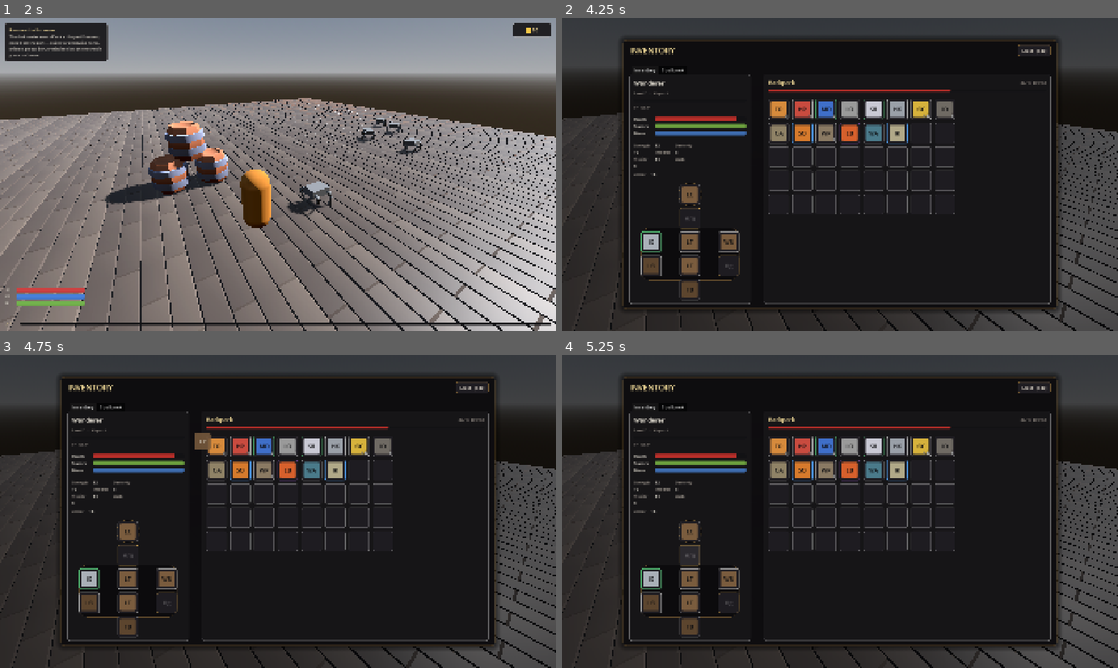
Above: before the commit, frames 1-4 (two rows, left to right).
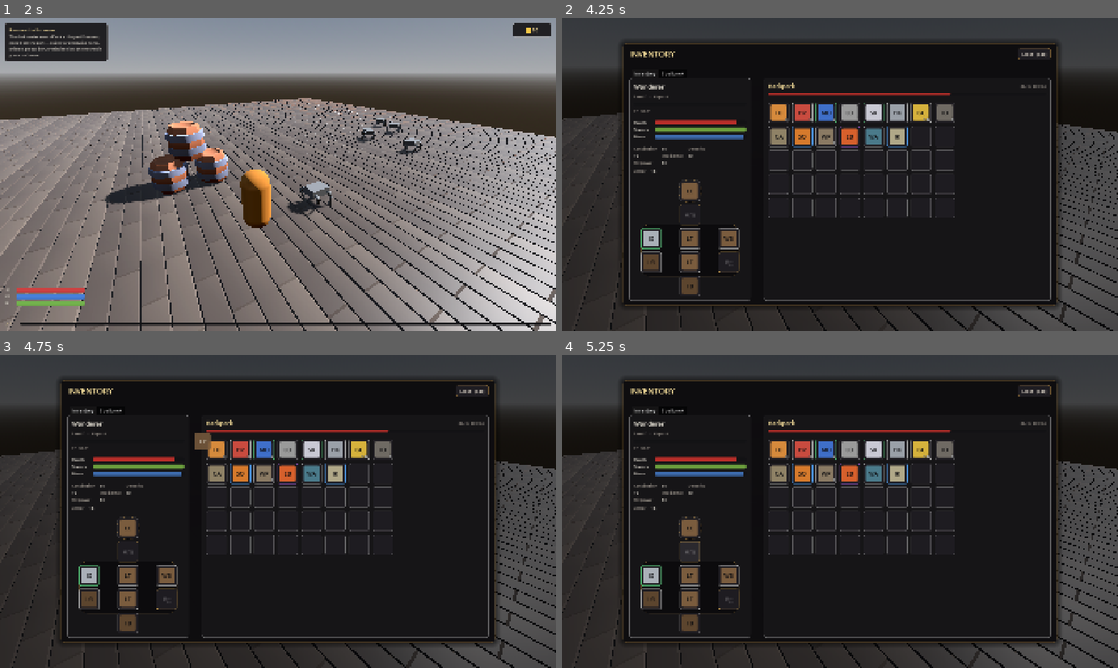
Above: after the commit, the same moments.

Repository: Uziel-8/OAI-3D-Sandbox
Game: Godot game, scene res://Scenes/level.tscn
Same seed, same stepped clock (60 frames per second), same inputs: the game is played once before the commit and once after it.
Inputs (mouse positions are in pixels of both pictures, inside the frame that each line leads up to):
- Up to frame 1 (2 s): tap Enter (ui_accept) at 0.5, 0.77, 1.52 s; move the mouse to (400, 158) at 0.52 s; hold Right (ui_right) 0.53-1.28 s; tap Shift (sprint) at 0.6, 1.55 s; click (400, 158) at 0.67 s; move the mouse to (250, 174) at 1.27 s; hold Up (ui_up) from 1.28 s (still down); click (250, 174) at 1.35 s
- Up to frame 2 (4.25 s): move the mouse to (851, 168) at 2.02 s; right-click (851, 168) at 2.1 s; tap Shift (sprint) at 2.3, 3.05, 3.8 s; move the mouse to (834, 180) at 2.77 s; tap J (journal) at 2.85 s; click (834, 180) at 2.92 s; tap Enter (ui_accept) at 3.02, 3.5, 3.77 s; move the mouse to (1006, 221) at 3.52 s; release Up (ui_up) at 3.53 s; hold Left (ui_left) from 3.53 s (still down); tap Mouse wheel down (magic_scroll_down) at 3.6 s; tap Tab (inventory) at 4.15 s
- Up to frame 3 (4.75 s): release Left (ui_left) at 4.25 s; drag from (127, 530) to (194, 433) at 4.27 s
- Up to frame 4 (5.25 s): move the mouse to (689, 555) at 5.02 s; hold Down (ui_down) from 5.03 s (still down); tap Q (spell_slot_3) at 5.1 s; click (689, 555) at 5.17 s

Frame 1 is identical in both runs. In frame 2, 8.4% of the frame differs, in the area x 10-90%, y 7-94%; in frame 3, 8.4%; in frame 4, 8.4%.

Commit message:
claude added functioning levelling system

Diff:
--- a/Components/damage_receiver.gd
+++ b/Components/damage_receiver.gd
@@ -26,12 +26,28 @@
 ## Experience awarded to the player when this body dies. 0 = grants none
 ## (right for the player and neutral props); enemies set this above 0.
 @export var xp_reward: float = 0.0
+## Passive health regenerated per second while alive (0 = none). The player's
+## is driven by CON via PlayerProgression; enemies/props can set it per instance.
+@export var health_regen: float = 0.0
 
 var health: float
 
 
 func _ready() -> void:
 	health = max_health
+	health_changed.emit(health, max_health)
+
+
+func _process(delta: float) -> void:
+	if health_regen > 0.0 and health > 0.0 and health < max_health:
+		heal(health_regen * delta)
+
+
+## Changes max_health at runtime (e.g. CON increased), keeping current health
+## (clamped) rather than refilling, and notifying bound UI.
+func set_max_health(new_max: float) -> void:
+	max_health = new_max
+	health = minf(health, max_health)
 	health_changed.emit(health, max_health)
 
 
--- a/Scenes/brackeys-proto-controller-main/proto_controller/proto_controller.gd
+++ b/Scenes/brackeys-proto-controller-main/proto_controller/proto_controller.gd
@@ -25,6 +25,9 @@
 @export var jump_velocity : float = 4.5
 ## How fast do we run?
 @export var sprint_speed : float = 10.0
+## Stamina drained per second while sprint-moving (spent via the PlayerState
+## autoload; sprinting stops when the pool can't cover the frame's cost).
+@export var sprint_stamina_drain : float = 20.0
 ## How fast do we freefly?
 @export var freefly_speed : float = 25.0
 
@@ -95,8 +98,9 @@
 		if Input.is_action_just_pressed(input_jump) and is_on_floor():
 			velocity.y = jump_velocity
 
-	# Modify speed based on sprinting
-	if can_sprint and Input.is_action_pressed(input_sprint):
+	# Modify speed based on sprinting (sprinting while moving drains stamina;
+	# when it can't be paid, speed falls back to walking)
+	if can_sprint and Input.is_action_pressed(input_sprint) and _try_pay_sprint(delta):
 			move_speed = sprint_speed
 	else:
 		move_speed = base_speed
@@ -142,6 +146,19 @@
 	freeflying = false
 
 
+## Drains sprint stamina for this frame via the PlayerState autoload. Free when
+## standing still, when there's no PlayerState (test scenes), or if the pool
+## covers the cost; returns false (blocking sprint speed) once stamina is dry.
+func _try_pay_sprint(delta: float) -> bool:
+	var input_dir := Input.get_vector(input_left, input_right, input_forward, input_back)
+	if input_dir == Vector2.ZERO:
+		return true
+	var state := get_node_or_null("/root/PlayerState")
+	if state == null:
+		return true
+	return state.spend_stamina(sprint_stamina_drain * delta)
+
+
 func capture_mouse():
 	Input.set_mouse_mode(Input.MOUSE_MODE_CAPTURED)
 	mouse_captured = true
--- a/Scripts/Magic/fireball_spell.tscn
+++ b/Scripts/Magic/fireball_spell.tscn
@@ -33,6 +33,7 @@
 
 [node name="FireballSpell" type="Node"]
 script = ExtResource("1_spell")
+mana_cost = 15.0
 projectile_scene = ExtResource("2_proj")
 
 [node name="MuzzleParticles" type="GPUParticles3D" parent="."]
--- a/Scripts/Magic/icebolt_spell.tscn
+++ b/Scripts/Magic/icebolt_spell.tscn
@@ -33,6 +33,7 @@
 
 [node name="IceboltSpell" type="Node"]
 script = ExtResource("1_spell")
+mana_cost = 12.0
 projectile_scene = ExtResource("2_proj")
 
 [node name="MuzzleParticles" type="GPUParticles3D" parent="."]
--- a/Scripts/Magic/projectile_spell.gd
+++ b/Scripts/Magic/projectile_spell.gd
@@ -50,3 +50,10 @@
 	projectile.global_position = spawn_pos
 	if projectile.has_method("launch"):
 		projectile.launch(direction, player.get_rid())
+
+	# Magic damage scales with INT/WIL: each projectile instance's dealer is
+	# fresh, so scaling it here never compounds across casts.
+	var dealer := projectile.get_node_or_null("DamageDealer") as DamageDealer
+	var prog := get_node_or_null("/root/PlayerProgression") as ProgressionSystem
+	if dealer and prog:
+		dealer.damage *= prog.magic_damage_multiplier()
--- a/Scripts/Magic/spell.gd
+++ b/Scripts/Magic/spell.gd
@@ -8,6 +8,9 @@
 @export var trigger_action: String = ""
 ## If true, start_cast() fires once on press and there is no hold/release phase.
 @export var instant: bool = false
+## Mana spent when the cast begins (0 = free). Checked/charged by SpellCaster
+## via try_pay_cost() at press time; a cast that can't be afforded doesn't fire.
+@export var mana_cost: float = 0.0
 
 var is_active: bool = false
 
@@ -16,6 +19,17 @@
 
 func can_cast() -> bool:
 	return true
+
+
+## Charges this spell's mana cost against PlayerState. Free spells (or a missing
+## PlayerState autoload) always succeed, so spells work in test scenes too.
+func try_pay_cost() -> bool:
+	if mana_cost <= 0.0:
+		return true
+	var state := get_node_or_null("/root/PlayerState")
+	if state == null:
+		return true
+	return state.spend_mana(mana_cost)
 
 
 func start_cast() -> void:
--- a/Scripts/Magic/spell_caster.gd
+++ b/Scripts/Magic/spell_caster.gd
@@ -29,11 +29,11 @@
 		var spell: Spell = child
 
 		if spell.instant:
-			if Input.is_action_just_pressed(spell.trigger_action) and spell.can_cast():
+			if Input.is_action_just_pressed(spell.trigger_action) and spell.can_cast() and spell.try_pay_cost():
 				spell.start_cast()
 			continue
 
-		if not spell.is_active and Input.is_action_just_pressed(spell.trigger_action) and spell.can_cast():
+		if not spell.is_active and Input.is_action_just_pressed(spell.trigger_action) and spell.can_cast() and spell.try_pay_cost():
 			spell.is_active = true
 			spell.start_cast()
 		elif spell.is_active and Input.is_action_just_released(spell.trigger_action):
--- a/Scripts/Magic/telekinesis_push_spell.tscn
+++ b/Scripts/Magic/telekinesis_push_spell.tscn
@@ -34,6 +34,7 @@
 
 [node name="TelekinesisPush" type="Node"]
 script = ExtResource("1_push")
+mana_cost = 5.0
 push_range = 15.0
 push_force = 15.0
 
--- a/Scripts/Player/player_state.gd
+++ b/Scripts/Player/player_state.gd
@@ -5,41 +5,83 @@
 ## gameplay system can read/spend them from anywhere; persists across scene
 ## reloads.
 ##
-## PLACEHOLDER: nothing spends mana or stamina yet (spells are free, sprint is
-## free), so both sit full and regen is invisible. The spend/restore API and
-## passive regen exist so spell costs / sprint drain can hook in later without
-## the HUD changing. Gold has no source/sink yet beyond add_gold()/spend_gold()
-## -- the future economy/bribery systems will drive it. Starting gold is seeded
-## so the counter shows something and bribery is testable.
+## Pools are LIVE: spells spend mana (Spell.try_pay_cost) and sprinting drains
+## stamina (proto_controller), with a short delay after any spend before regen
+## resumes. The pools' caps/regen are the exported bases modified by attributes
+## (PlayerProgression): INT adds max mana, WIL multiplies mana regen, DEX
+## multiplies stamina regen. Gold still has no source/sink beyond the API --
+## the future economy/bribery systems will drive it.
 
 signal gold_changed(gold: int)
 signal mana_changed(mana: float, max_mana: float)
 signal stamina_changed(stamina: float, max_stamina: float)
 
 @export var starting_gold: int = 50
-@export var max_mana: float = 100.0
-@export var max_stamina: float = 100.0
-@export var mana_regen_per_second: float = 8.0
-@export var stamina_regen_per_second: float = 15.0
+@export var base_max_mana: float = 100.0
+@export var base_max_stamina: float = 100.0
+@export var base_mana_regen_per_second: float = 8.0
+@export var base_stamina_regen_per_second: float = 15.0
+## Seconds after spending mana/stamina before that pool starts regenerating.
+@export var mana_regen_delay: float = 0.5
+@export var stamina_regen_delay: float = 1.0
 
 var gold: int
 var mana: float
 var stamina: float
+var max_mana: float
+var max_stamina: float
+
+var _mana_delay_left: float = 0.0
+var _stamina_delay_left: float = 0.0
 
 
 func _ready() -> void:
 	gold = starting_gold
+	max_mana = base_max_mana
+	max_stamina = base_max_stamina
+	var prog := _progression()
+	if prog:
+		prog.derived_stats_changed.connect(_refresh_derived)
+		max_mana = base_max_mana + prog.bonus_max_mana()
 	mana = max_mana
 	stamina = max_stamina
 
 
 func _process(delta: float) -> void:
-	if mana < max_mana:
-		mana = minf(mana + mana_regen_per_second * delta, max_mana)
+	_mana_delay_left = maxf(_mana_delay_left - delta, 0.0)
+	_stamina_delay_left = maxf(_stamina_delay_left - delta, 0.0)
+	if _mana_delay_left <= 0.0 and mana < max_mana:
+		mana = minf(mana + mana_regen_per_second() * delta, max_mana)
 		mana_changed.emit(mana, max_mana)
-	if stamina < max_stamina:
-		stamina = minf(stamina + stamina_regen_per_second * delta, max_stamina)
+	if _stamina_delay_left <= 0.0 and stamina < max_stamina:
+		stamina = minf(stamina + stamina_regen_per_second() * delta, max_stamina)
 		stamina_changed.emit(stamina, max_stamina)
+
+
+func _progression() -> ProgressionSystem:
+	return get_node_or_null("/root/PlayerProgression") as ProgressionSystem
+
+
+## Current regen rates including attribute multipliers (WIL / DEX).
+func mana_regen_per_second() -> float:
+	var prog := _progression()
+	return base_mana_regen_per_second * (prog.mana_regen_multiplier() if prog else 1.0)
+
+
+func stamina_regen_per_second() -> float:
+	var prog := _progression()
+	return base_stamina_regen_per_second * (prog.stamina_regen_multiplier() if prog else 1.0)
+
+
+## Recomputes attribute-derived caps, keeping current values (clamped).
+func _refresh_derived() -> void:
+	var prog := _progression()
+	if prog == null:
+		return
+	max_mana = base_max_mana + prog.bonus_max_mana()
+	mana = minf(mana, max_mana)
+	mana_changed.emit(mana, max_mana)
+	stamina_changed.emit(stamina, max_stamina)
 
 
 func add_gold(amount: int) -> void:
@@ -63,6 +105,7 @@
 	if mana < amount:
 		return false
 	mana -= amount
+	_mana_delay_left = mana_regen_delay
 	mana_changed.emit(mana, max_mana)
 	return true
 
@@ -78,6 +121,7 @@
 	if stamina < amount:
 		return false
 	stamina -= amount
+	_stamina_delay_left = stamina_regen_delay
 	stamina_changed.emit(stamina, max_stamina)
 	return true
 
--- a/Scripts/Progression/player_progression.gd
+++ b/Scripts/Progression/player_progression.gd
@@ -6,35 +6,95 @@
 ## can bind to its signals. Being an autoload, it PERSISTS across scene reloads
 ## (e.g. the player-death reload), so progress isn't wiped on death.
 ##
-## COSMETIC-FOR-NOW: attributes (STR/DEX/INT/VIT/LUK) can be raised by spending
-## points, but they have NO gameplay effect yet, and level-ups grant points
-## without changing max HP / spell power / etc. When stats should start
-## mattering, fill in `_apply_level_up()` and `_apply_attributes()` below and
-## have the consuming systems read from here. Skill points are tracked purely so
-## a future ability-unlock system has a currency to spend -- nothing spends them
-## yet. Grep "COSMETIC" for the spots to wire up.
+## ATTRIBUTES ARE LIVE: this is also the single tuning home for what each stat
+## does. Four dual-purpose attributes, flat linear scaling per point above
+## BASELINE (10):
+##   CON — max health & health regen        (applied to the player's DamageReceiver)
+##   DEX — stamina regen                    (applied via PlayerState multiplier)
+##         (casting speed reserved for DEX once a cooldown system exists)
+##   INT — magic damage & max mana          (ProjectileSpell reads magic_damage_multiplier;
+##   WIL — magic damage & mana regen         PlayerState reads mana bonuses/multipliers)
+## Consumers either bind to the signals below or read the derived getters.
+## Skill points remain a tracked currency for a future ability-unlock system.
 
 signal experience_gained(current_xp: float, xp_to_next: float, level: int)
 signal leveled_up(new_level: int, attribute_points: int, skill_points: int)
 signal points_changed(attribute_points: int, skill_points: int)
 signal attribute_changed(attribute: String, value: int)
+## Fired whenever any derived stat may have changed (attribute spent). PlayerState
+## listens to recompute mana/stamina; the player's DamageReceiver is pushed to
+## directly (see _apply_attributes).
+signal derived_stats_changed
 
-## The allocatable attributes, in display order. (Armor is gear-derived and
-## lives in the inventory system, not here.)
-const ATTRIBUTES: Array[String] = ["STR", "DEX", "INT", "VIT", "LUK"]
+## The allocatable attributes, in display order.
+const ATTRIBUTES: Array[String] = ["CON", "DEX", "INT", "WIL"]
+## Attribute value at which every derived bonus is zero/neutral.
+const BASELINE := 10
 
 @export var base_xp: float = 100.0
 ## XP needed for the next level = round(base_xp * level ^ curve_exponent).
 @export var curve_exponent: float = 1.5
-@export var attribute_points_per_level: int = 3
+@export var attribute_points_per_level: int = 30
 @export var skill_points_per_level: int = 1
+
+@export_group("Stat Scaling (per point above baseline)")
+## Player health before CON: matches the receiver authored in proto_controller.tscn.
+@export var base_max_health: float = 100.0
+@export var hp_per_con: float = 8.0
+@export var hp_regen_per_con: float = 0.2
+@export var stamina_regen_pct_per_dex: float = 0.05
+@export var magic_damage_pct_per_int: float = 0.03
+@export var mana_per_int: float = 6.0
+@export var magic_damage_pct_per_wil: float = 0.02
+@export var mana_regen_pct_per_wil: float = 0.05
 
 var level: int = 1
 var current_xp: float = 0.0
 var attribute_points: int = 0
 var skill_points: int = 0
-var attributes: Dictionary = {"STR": 12, "DEX": 10, "INT": 8, "VIT": 14, "LUK": 9}
+var attributes: Dictionary = {"CON": 10, "DEX": 10, "INT": 10, "WIL": 10}
 
+var _player_receiver: DamageReceiver
+
+
+func _ready() -> void:
+	# The player body (and its DamageReceiver) is recreated on the death-reload,
+	# so push CON-derived health onto it whenever one enters the tree.
+	get_tree().node_added.connect(_on_node_added)
+
+
+# --- Derived stats -----------------------------------------------------------
+
+func _delta(attribute: String) -> int:
+	return attributes.get(attribute, BASELINE) - BASELINE
+
+
+func player_max_health() -> float:
+	return base_max_health + hp_per_con * _delta("CON")
+
+
+func player_health_regen() -> float:
+	return maxf(hp_regen_per_con * _delta("CON"), 0.0)
+
+
+func magic_damage_multiplier() -> float:
+	return maxf(1.0 + magic_damage_pct_per_int * _delta("INT")
+		+ magic_damage_pct_per_wil * _delta("WIL"), 0.1)
+
+
+func bonus_max_mana() -> float:
+	return mana_per_int * _delta("INT")
+
+
+func mana_regen_multiplier() -> float:
+	return maxf(1.0 + mana_regen_pct_per_wil * _delta("WIL"), 0.1)
+
+
+func stamina_regen_multiplier() -> float:
+	return maxf(1.0 + stamina_regen_pct_per_dex * _delta("DEX"), 0.1)
+
+
+# --- XP / levelling ----------------------------------------------------------
 
 ## XP required to advance from the current level to the next.
 func xp_to_next() -> float:
@@ -74,14 +134,33 @@
 	return true
 
 
-## COSMETIC hook: per-level gameplay effects (heal to full, raise max HP, ...)
-## go here once stats matter. Intentionally a no-op for now.
+## Per-level side effects beyond granting points. Kept minimal deliberately:
+## power comes from spending points, not the level number itself.
 func _apply_level_up() -> void:
 	pass
 
 
-## COSMETIC hook: recompute anything derived from attributes (max HP from VIT,
-## spell damage from INT, carry weight from STR, ...) here once they matter.
-## Intentionally a no-op for now.
+## Pushes attribute-derived stats to their consumers. PlayerState recomputes
+## itself off derived_stats_changed; the player's DamageReceiver (per-scene,
+## found via group "player_health") is pushed to directly.
 func _apply_attributes() -> void:
-	pass
+	_apply_health_to_receiver()
+	derived_stats_changed.emit()
+
+
+func _on_node_added(node: Node) -> void:
+	if node.is_in_group("player_health") and node is DamageReceiver:
+		_player_receiver = node
+		# node_added fires before the receiver's _ready, so plain property sets
+		# here let _ready initialise health to the CON-boosted maximum.
+		_player_receiver.max_health = player_max_health()
+		_player_receiver.health_regen = player_health_regen()
+
+
+func _apply_health_to_receiver() -> void:
+	if _player_receiver == null or not is_instance_valid(_player_receiver):
+		_player_receiver = get_tree().get_first_node_in_group("player_health") as DamageReceiver
+	if _player_receiver == null:
+		return
+	_player_receiver.set_max_health(player_max_health())
+	_player_receiver.health_regen = player_health_regen()
--- a/Scripts/UI/inventory_screen.gd
+++ b/Scripts/UI/inventory_screen.gd
@@ -285,8 +285,7 @@
 # the source of truth for which attributes exist lives in one place.
 
 const _ATTR_DISPLAY_NAMES := {
-	"STR": "Strength", "DEX": "Dexterity", "INT": "Intellect",
-	"VIT": "Vitality", "LUK": "Luck",
+	"CON": "Constitution", "DEX": "Dexterity", "INT": "Intelligence", "WIL": "Willpower",
 }
 
 var _attr_value_labels: Dictionary = {}
Not shown, changed: .claude/settings.local.json
Not shown, changed: CLAUDE.md
